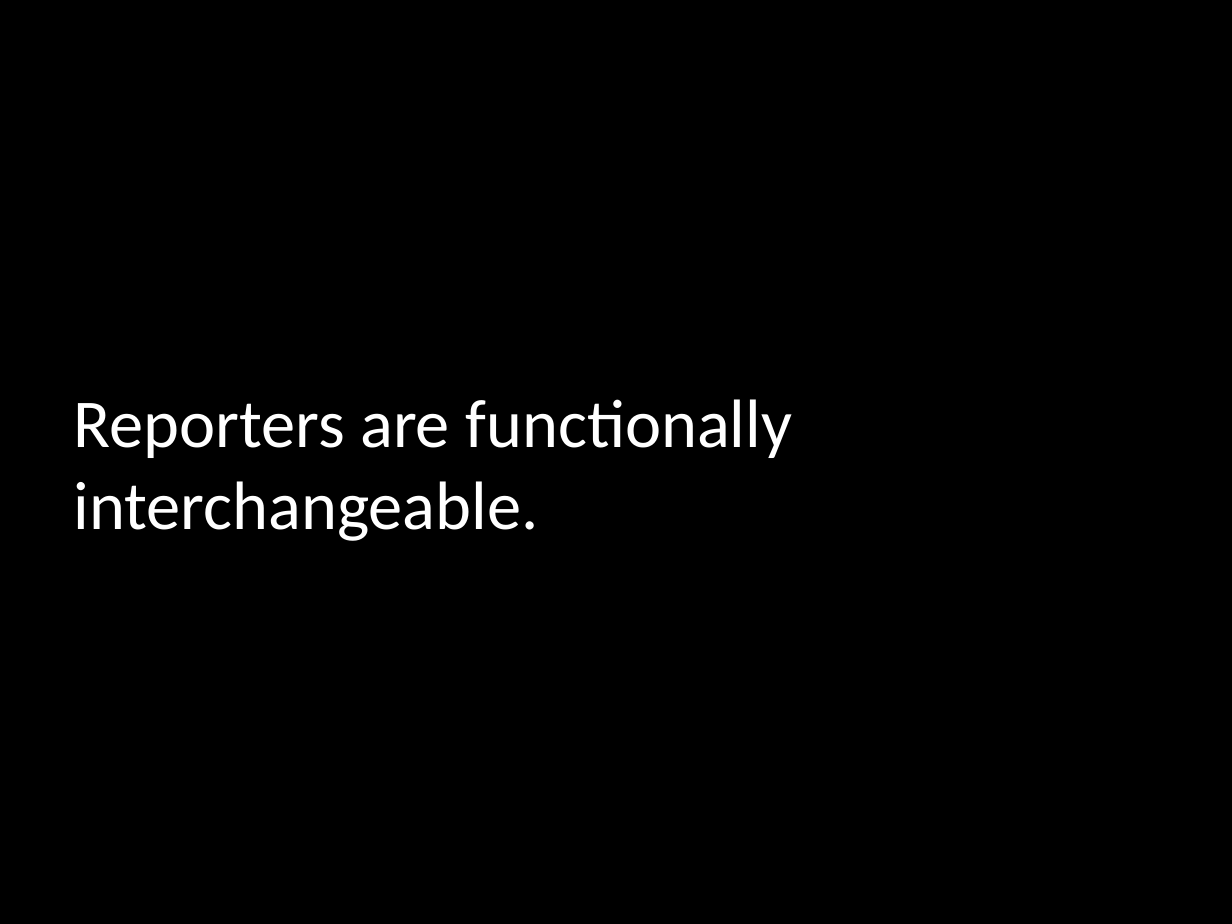
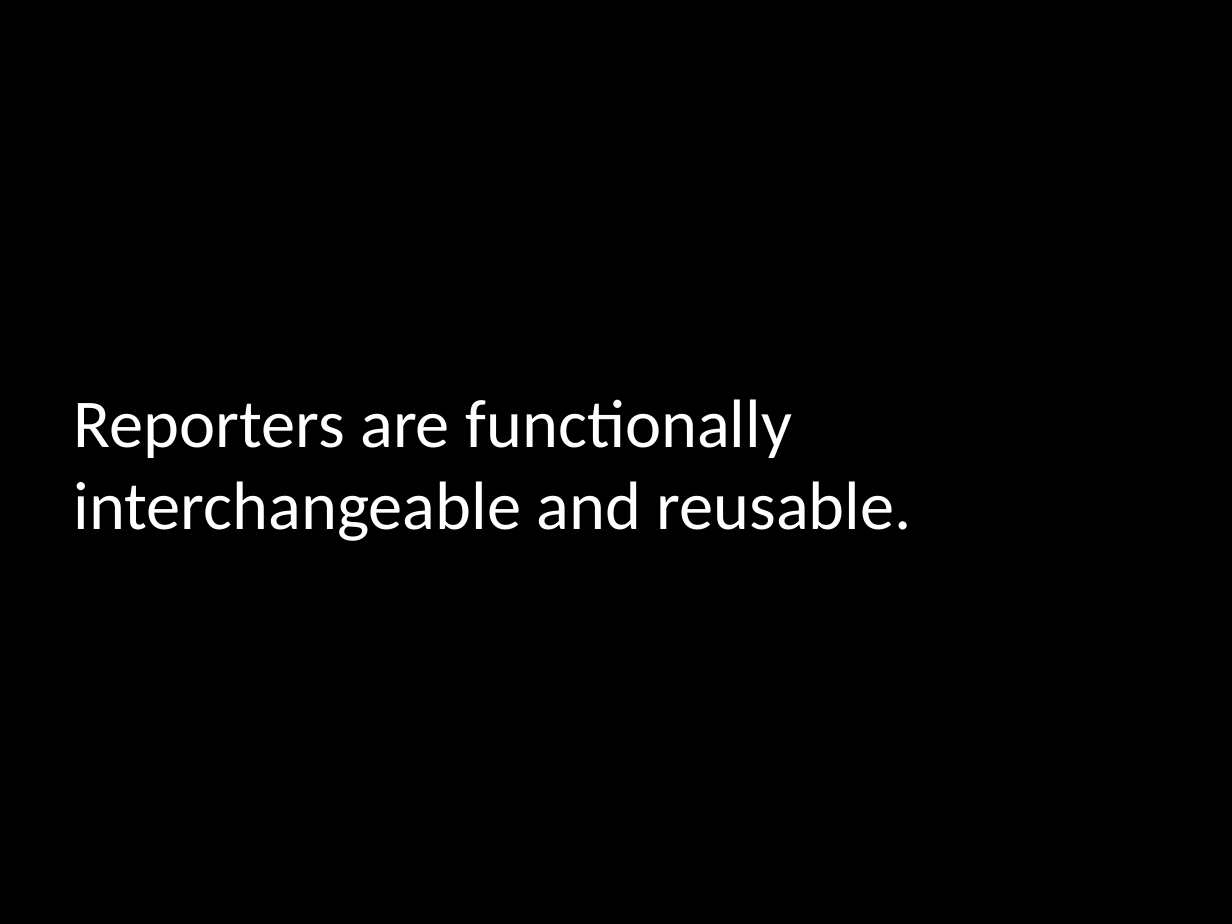
Before and after one commit to mikegehard/Better-Ruby-Through-Design-Principles, a slide deck: slide 24 of BetterRubyThroughDesignPatterns.pptx. Drawn at 1232x924 pixels with LibreOffice and Linux fonts; fonts in the diff are those of the drawing. Boxes give left, top, right and bottom in pixels: in the first picture for what was removed or moved away, otherwise in the second. Text is boxed around its words. In the diff, an @@ line names an element or a change of style, - is before the commit and + after.

```diff
--- a/BetterRubyThroughDesignPatterns.pptx
+++ b/BetterRubyThroughDesignPatterns.pptx
@@ text at bbox=[74, 399, 911, 541]: text changed @@
-Reporters are functionally interchangeable.
+Reporters are functionally interchangeable and reusable.
```
Also in this commit, not shown: 7 other slides changed, 1 slide added, 1 slide removed.
